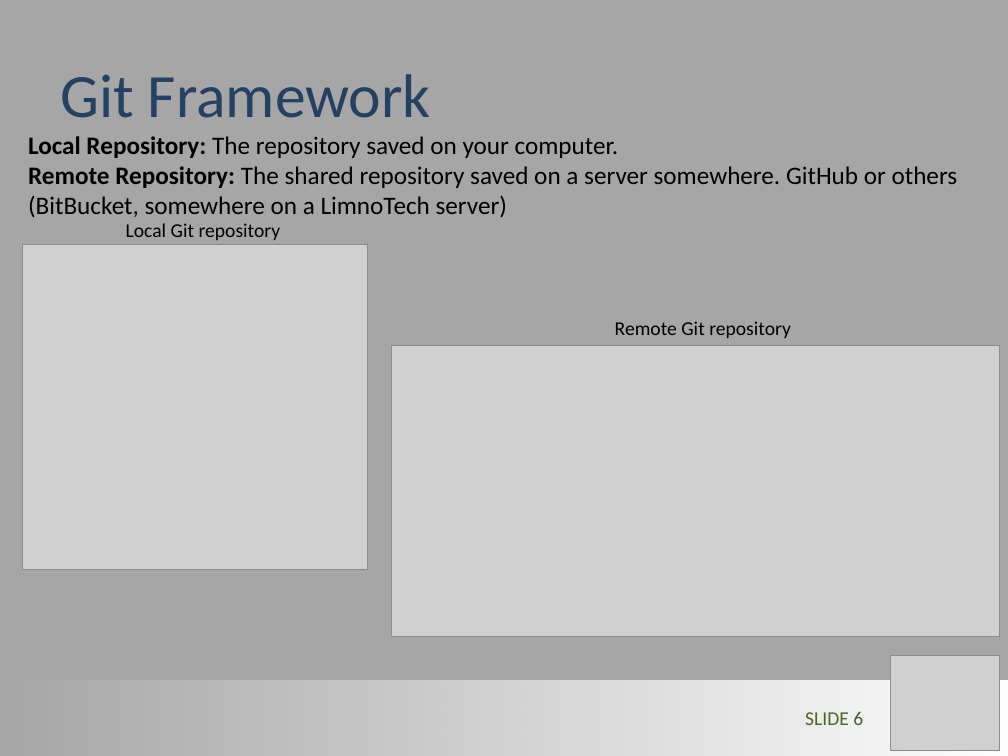
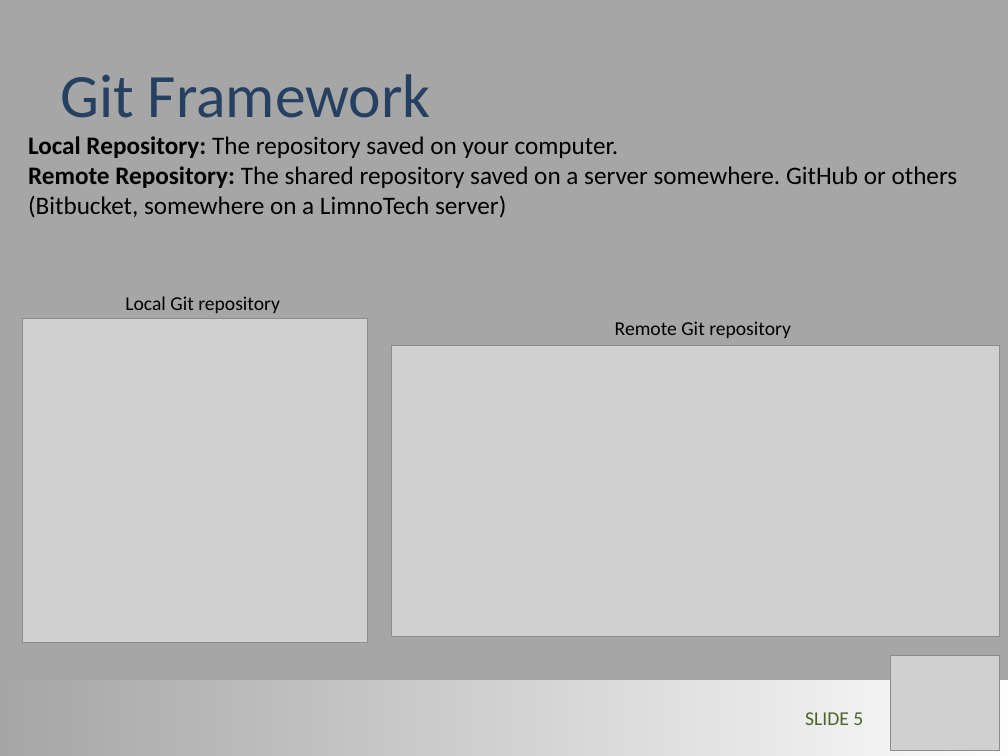
Before and after one commit to LimnoTech/Forum-GitHub, a slide deck: slide 5 of GitHub_Steve.pptx (slide 6 before the commit). Drawn at 1008x756 pixels with LibreOffice and Linux fonts; fonts in the diff are those of the drawing; grey boxes stand for pictures. Boxes give left, top, right and bottom in pixels: in the first picture for what was removed or moved away, otherwise in the second. Text is boxed around its words. In the diff, an @@ line names an element or a change of style, - is before the commit and + after.

```diff
--- a/GitHub_Steve.pptx
+++ b/GitHub_Steve.pptx
@@ text at <box>28,166,958,217</box>: text changed @@
-Remote Repository: The shared repository saved on a server somewhere. GitHub or others (BitBucket, somewhere on a LimnoTech server)
+Remote Repository: The shared repository saved on a server somewhere. GitHub or others (Bitbucket, somewhere on a LimnoTech server)
@@ text "Local Git repository": place and size @@
-text "Local Git repository" at <box>126,223,281,240</box>
+text "Local Git repository" at <box>125,296,280,313</box>
@@ picture: place and size @@
-picture at <box>22,245,368,570</box>
+picture at <box>22,319,368,643</box>
@@ page number at <box>805,712,863,725</box>: text changed @@
-SLIDE 6
+SLIDE 5
```
Also in this commit, not shown: 2 other slides changed, 10 slides added, 1 slide removed.
